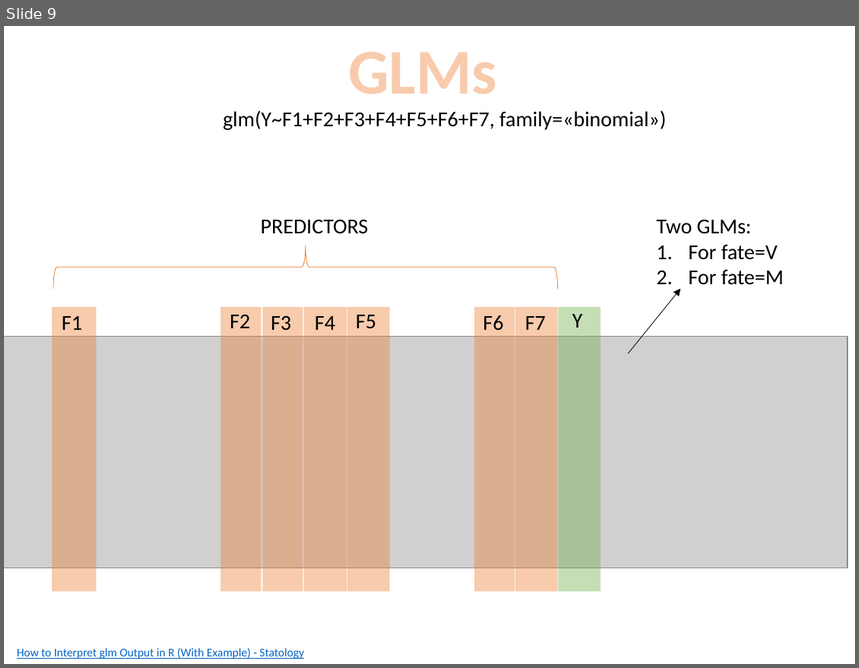
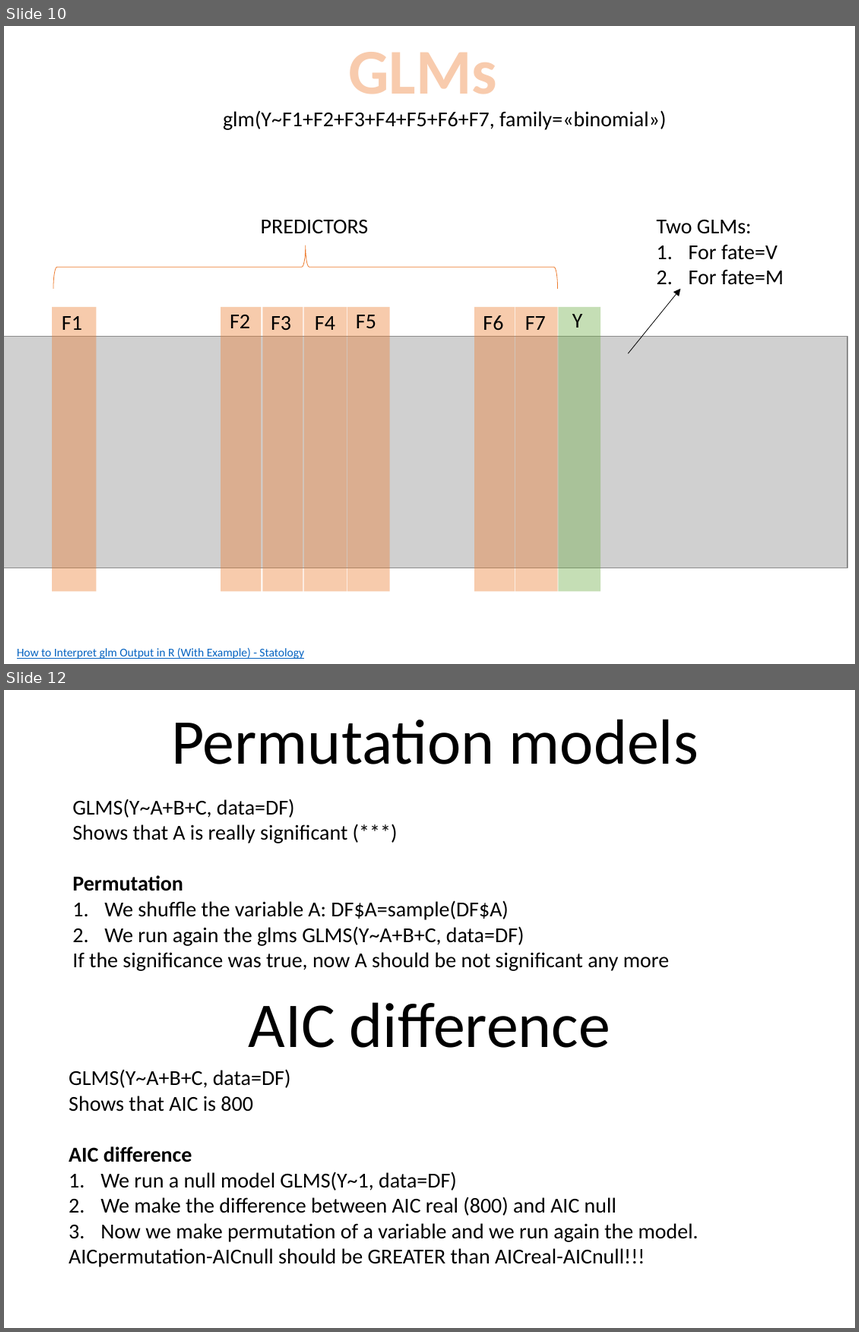
Before and after one commit to Corilana/L-HAZELNUT, a slide deck: Procedures_coding_hazelnut_architecture.pptx. Shown one above the other, each under a label of ours: slide 9 before the commit, slides 10 and 12 after it; the slides between them are not shown. The pictures are 859x668 and 859x1332 pixels, drawn with LibreOffice and Linux fonts; fonts in the diff are those of the drawing; grey boxes stand for pictures. Boxes give left, top, right and bottom in pixels: in the first picture for what was removed or moved away, otherwise in the second. Text is boxed around its words. In the diff, an @@ line names an element or a change of style, - is before the commit and + after.

Commit message:
permutation AIC diff and more glms

```diff
--- a/Procedures_coding_hazelnut_architecture.pptx
+++ b/Procedures_coding_hazelnut_architecture.pptx
@@ slide 12 added at bbox=[4, 690, 855, 1328], background #FFFFFF @@
@@ text added at bbox=[171, 719, 699, 764], 54 pt, text #000000 @@
+Permutation models
@@ text added at bbox=[72, 799, 669, 971], 18 pt, text #000000 @@
+GLMS(Y~A+B+C, data=DF)
+Shows that A is really significant (***)
+Permutation
+1. We shuffle the variable A: DF$A=sample(DF$A)
+2. We run again the glms GLMS(Y~A+B+C, data=DF)
+If the significance was true, now A should be not significant any more
@@ text added at bbox=[248, 1002, 610, 1048], 54 pt, text #000000 @@
+AIC difference
@@ text added at bbox=[69, 1069, 699, 1268], 18 pt, text #000000 @@
+GLMS(Y~A+B+C, data=DF)
+Shows that AIC is 800
+AIC difference
+1. We run a null model GLMS(Y~1, data=DF)
+2. We make the difference between AIC real (800) and AIC null
+3. Now we make permutation of a variable and we run again the model.
+AICpermutation-AICnull should be GREATER than AICreal-AICnull!!!
@@ what was slide 9 is now slide 10 @@
```
Also in this commit, not shown: 1 slide changed, 28 other slides added, 2 slides removed, 1 other file.
